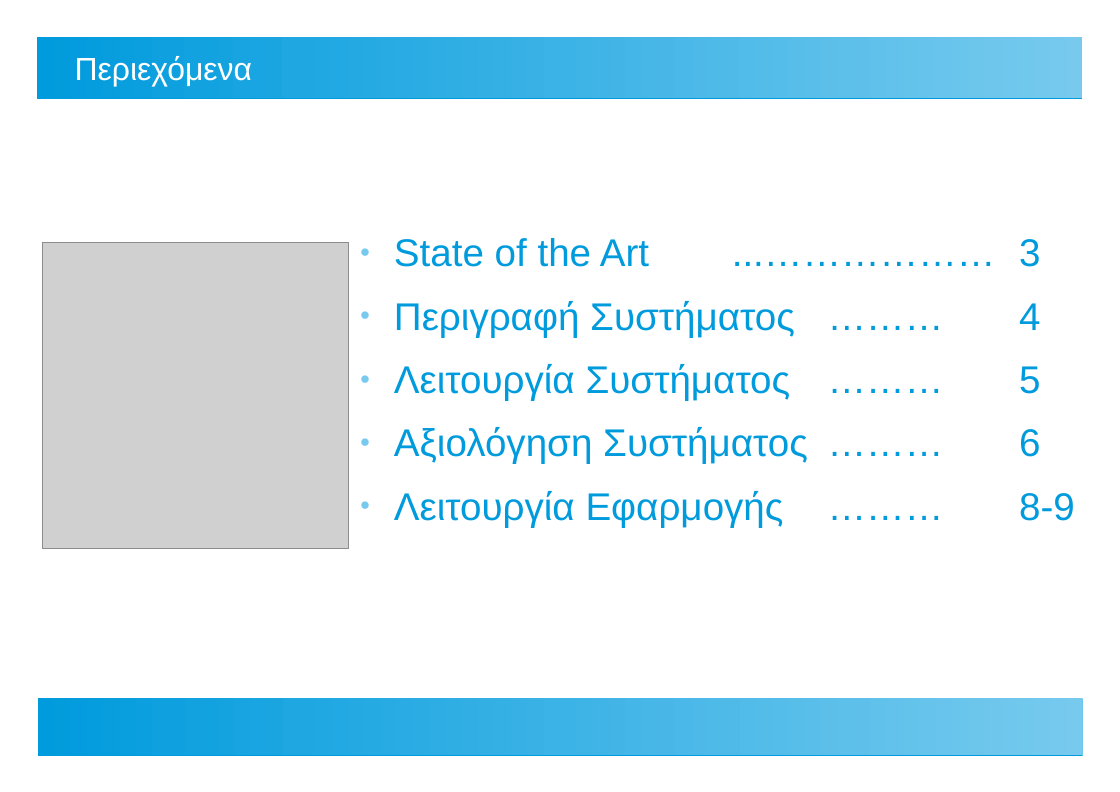
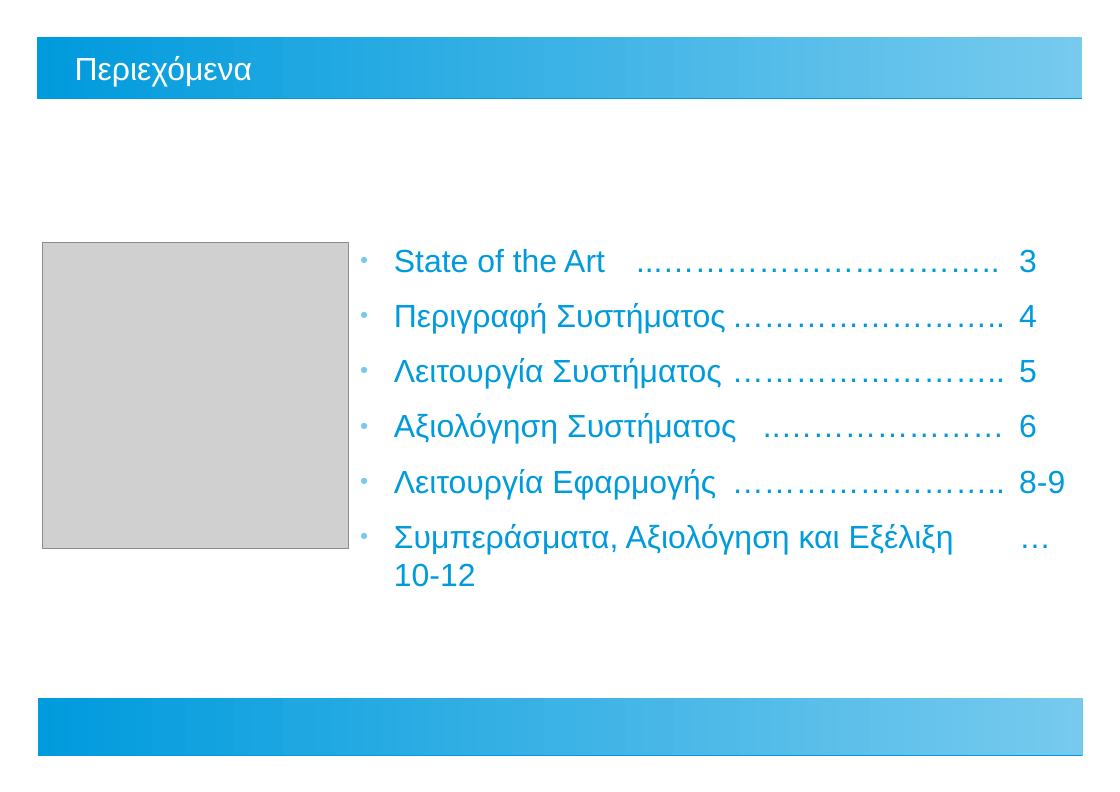
Before and after one commit to ThanosApostolou/omv, a slide deck: slide 2 of docs/thesis presentation.odp. Drawn at 1120x792 pixels with LibreOffice and Linux fonts; fonts in the diff are those of the drawing; grey boxes stand for pictures. Boxes give left, top, right and bottom in pixels: in the first picture for what was removed or moved away, otherwise in the second. Text is boxed around its words. In the diff, an @@ line names an element or a change of style, - is before the commit and + after.

Commit message:
update presentation

```diff
--- a/docs/thesis presentation.odp
+++ b/docs/thesis presentation.odp
@@ text at (x1=394, y1=249, x2=1065, y2=555): text changed; size 29 to 24 pt @@
-● State of the Art ...……………… 3
-● Περιγραφή Συστήματος ……… 4
-● Λειτουργία Συστήματος ……… 5
-● Αξιολόγηση Συστήματος ……… 6
-● Λειτουργία Εφαρμογής ……… 8-9
+● State of the Art ...………………………….. 3
+● Περιγραφή Συστήματος …………………….. 4
+● Λειτουργία Συστήματος …………………….. 5
+● Αξιολόγηση Συστήματος ..………………… 6
+● Λειτουργία Εφαρμογής …………………….. 8-9
+● Συμπεράσματα, Αξιολόγηση και Εξέλιξη … 10-12
```
Also in this commit, not shown: 2 other slides changed, 6 slides added, 1 slide removed, 1 other file.
